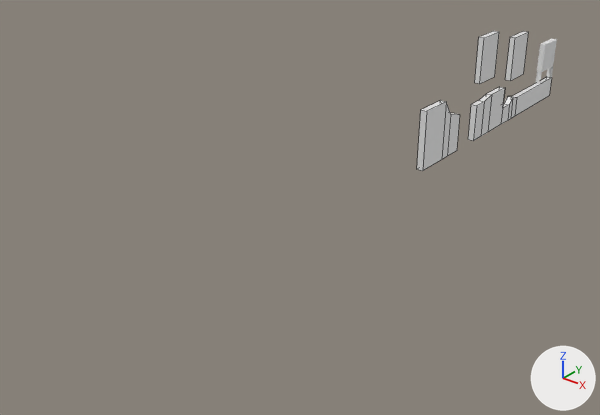
One commit to the FBX model Shadow Valley/Assets/Models/Scenario1.FBX: the scene before it, then after it.
Rendered twice from a 50 mm lens placed at (58.8, -139.3, 46.8), pointed at (-6.6, -57.5, -3.9). The lights are fixed; the arrows at lower right show +X, +Y and +Z. Mesh edges are drawn as thin lines on the coarser meshes. Where no turn or scale is listed for an object, it has been applied to the vertices.

Before the edit, the objects in view are built like this:
```python
me_mesh = bpy.data.meshes.new('Mesh')
me_mesh.from_pydata(...)  # 36 vertices, 34 faces; spans x -0.5..0.5, y -10.4..20.0, z -4.7..1.9
me_mesh_001 = bpy.data.meshes.new('Mesh.001')
me_mesh_001.from_pydata(...)  # 16 vertices, 14 faces; spans x -462.0..596.0, y -804.0..150.0, z -50.0..50.0
me_mesh_002 = bpy.data.meshes.new('Mesh.002')
me_mesh_002.from_pydata(...)  # a box spanning x -0.49..0.49, y -2.56..2.56, z 0.0..7.49
me_mesh_003 = bpy.data.meshes.new('Mesh.003')
me_mesh_003.from_pydata(...)  # a box spanning x -0.49..0.49, y -2.56..2.56, z 0.0..7.49
ob_box001 = bpy.data.objects.new('Box001', me_mesh_002)
ob_box001.location = (0.0, -5.7, 3.9)
ob_box002 = bpy.data.objects.new('Box002', me_mesh_003)
ob_box002.location = (0.0, -17.3, 6.2)
ob_line001 = bpy.data.objects.new('Line001', me_mesh)
ob_line001.location = (0.0, -9.8, 1.2)
ob_line002 = bpy.data.objects.new('Line002', me_mesh_001)
ob_line002.location = (0.0, -30.5, 4.6)
ob_line002.rotation_euler = (1.571, 0.0, -1.571)  # degrees (90, 0, -90)
ob_line002.scale = (0.01, 0.01, 0.01)
# also in view: 'Box003' at (0.0, 7.5, 3.7)
```
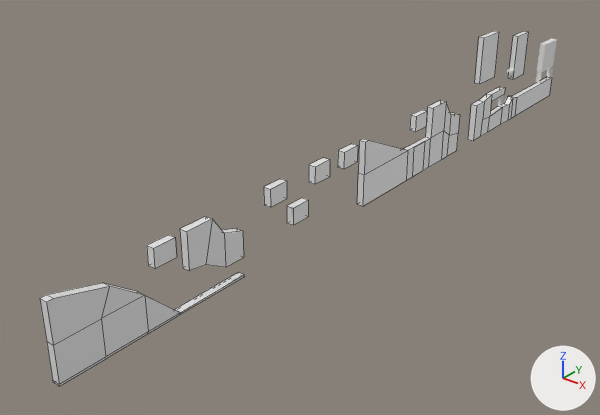
Where the newer file only moved an object's origin or applied its transform, the numbers keep the older frame.

Boxes [x1, y1, x2, y2] around the edits, measured in the pictures (600 x 415 px; the box of a moved part takes in the faces that stretch with it):
'Line003', added: after [40, 216, 245, 386]
'Line002', reshaped, moved, turned: before [417, 100, 460, 171]; after [357, 100, 460, 206]
'Box001', mesh rescaled, moved (12% narrower): before [505, 31, 529, 81]; after [508, 31, 529, 79]
'plataform003', added: after [264, 179, 287, 207]
'plataform004', added: after [287, 198, 308, 225]
'plataform002', added: after [309, 158, 330, 184]
'plataform1', added: after [338, 144, 358, 169]
part 1 of me_mesh, moved or reshaped: [474, 88, 509, 140] in both

The edits, one by one:
me_mesh is used by ob_line001; location (0.0, -9.8, 1.2).
me_mesh had 36 vertices, 34 faces and spanned x -0.5..0.5, y -10.4..20.0, z -4.7..1.9.
me_mesh now has 42 vertices, 38 faces and spans x -0.5..0.5, y -10.4..20.0, z -4.7..1.9.
Part 1, on me_mesh:
4 vertices are removed from x -0.5..0.5, y -0.4, z -4.7..-1.8.
14 faces are deleted.
10 vertices are added at x -0.5..0.5, y -7.8..-0.4, z -1.9..0.8.
18 new faces join them.
me_mesh_001 is used by ob_line002; location (0.0, -30.5, 4.6); rotation (1.571, 0.0, -1.571), in degrees (90, 0, -90); scale (0.01, 0.01, 0.01).
me_mesh_001 had 16 vertices, 14 faces and spanned x -462.0..596.0, y -804.0..150.0, z -50.0..50.0.
me_mesh_001 now has 52 vertices, 49 faces and spans x -50.0..50.0, y -1322.0..1322.0, z -477.0..477.0.
me_mesh_001 part 3: the whole mesh is rebuilt.
me_mesh_002 has 8 vertices, 6 faces and spans x -0.49..0.49, y -2.56..2.56, z 0.0..7.49.
me_mesh_002 is used by ob_box001; location (0.0, -5.7, 3.9).
me_mesh_002 part 2: the whole mesh is scaled about its middle by (1, 0.8, 1), then moved by (0.0, 0.0, -3.75).
Mesh me_mesh_010 is new.
It is a box spanning x -0.5..0.5, y -1.53..1.53, z -1.19..1.19.
Mesh me_mesh_014 is new.
It has 56 vertices, 48 faces and spans x -0.5..0.5, y -13.2..13.2, z -4.8..4.8.
Object 'Line002' (ob_line002) turns from (90, 0, -90) to (0, 0, 0) degrees about x, y and z.
Object 'Line002' (ob_line002) moves from (0.0, -30.5, 4.6) to (0.0, -39.1, 1.3).
Object 'Box001' (ob_box001) moves from (0.0, -5.7, 3.9) to (0.0, -5.1, 7.7).
Object 'plataform1' (ob_plataform1) is new; it shows me_mesh_010.
Its location is (0.0, -55.6, 5.0).
Object 'plataform004' (ob_plataform004) is new; it shows a copy of me_mesh_010.
Its location is (0.0, -66.2, 0.9).
Object 'Line003' (ob_line003) is new; it shows me_mesh_014.
Its location is (0.0, -90.1, 1.3).
Object 'plataform003' (ob_plataform003) is new; it shows a copy of me_mesh_010.
Its location is (0.0, -70.4, 5.0).
Object 'plataform002' (ob_plataform002) is new; it shows a copy of me_mesh_010.
Its location is (0.0, -61.8, 5.0).
